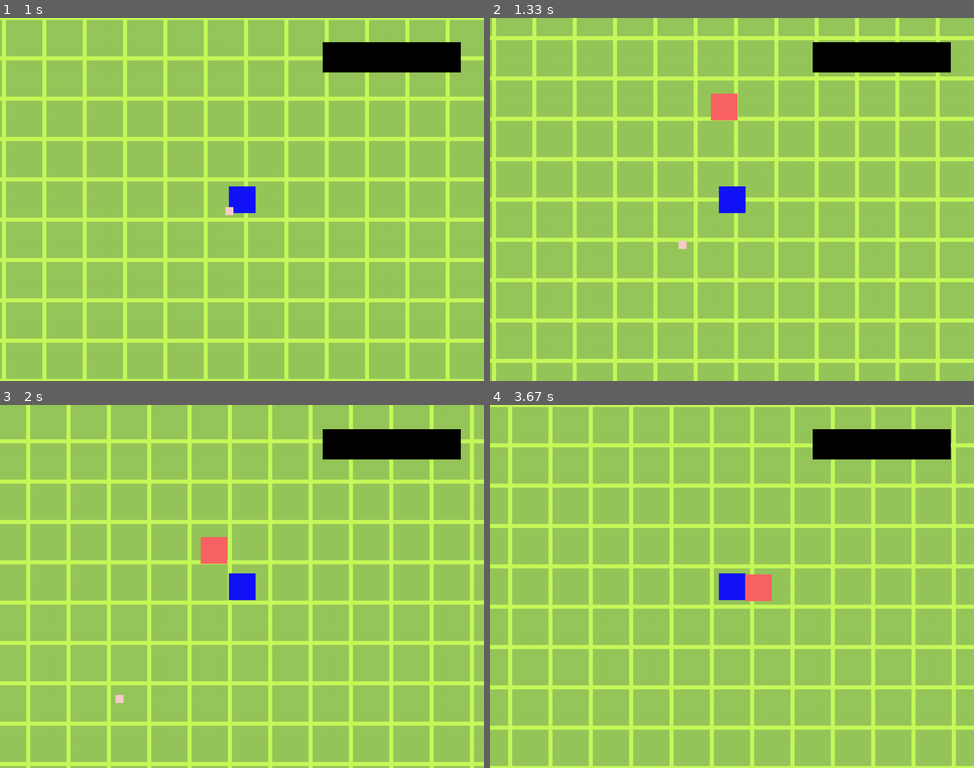
Above: before the commit, frames 1-4 (two rows, left to right).
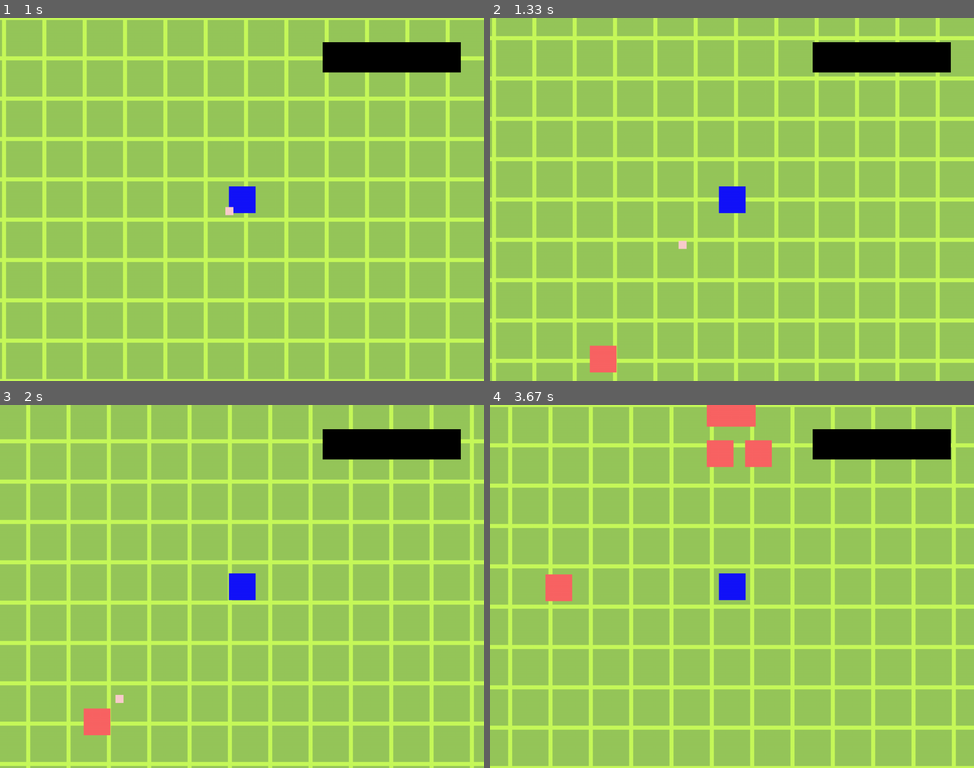
Above: after the commit, the same moments.

Repository: Hariokl/Pygame-2023
Game: pygame game, started from main.py
Same seed, same stepped clock (60 frames per second), same inputs: the game is played once before the commit and once after it.
Inputs (mouse positions are in pixels of both pictures, inside the frame that each line leads up to):
- Up to frame 1 (1 s): hold D 0.33-0.8 s; click (222, 214) at 0.88 s
- Up to frame 2 (1.33 s): hold W from 1.17 s (still down); move the mouse to (886, 188) at 1.2 s
- Up to frame 3 (2 s): release W at 1.47 s; hold D 1.5-1.97 s
- Up to frame 4 (3.67 s): hold A 2-2.53 s; hold S 2.57-2.87 s; click (581, 669) at 2.95 s; hold A 3.23-3.63 s

Frame 1 is identical in both runs. In frame 2, 0.8% of the frame differs, in the area x 20-52%, y 20-98%; in frame 3, 0.8%; in frame 4, 2.3%, in the area x 11-59%, y 0-55%.

Commit message:
Some improvements

Diff:
--- a/create_maps.py
+++ b/create_maps.py
@@ -158,7 +158,7 @@
             if pos == 0:
                 tiles_map += "3"
             elif pos <= radius**2:
-                tiles_map += "1" if random() / pos * radius ** 2> 0.2 else "4"
+                tiles_map += "1" if random() > 0.2 else "4"
                 print(0.2*pos / radius ** 2)
             elif pos <= (radius+1)**2:
                 tiles_map += "2"
@@ -210,4 +210,4 @@
     # st.init()
     # init()
     # Create_Map()
-    save_map(radius=19)
+    save_map(radius=15)
--- a/enemy.py
+++ b/enemy.py
@@ -3,6 +3,7 @@
 
 
 class Enemy(pg.sprite.Sprite):
+    number_of_enemies = 0
 
     def __init__(self, pos, hp):
         # import map
@@ -16,6 +17,7 @@
 
         self.time_county = 0  # delete this after optimizations
         self.last_vxy = 0, 0
+        self.time = 0
 
         self.i = st.available_i[0]
         st.available_i.remove(self.i)
@@ -24,11 +26,15 @@
         st.positions[self.i] = pos
         st.enemies_rects.append(self)
 
+        self.level = 1
+        self.max_level = 5
+        self.exp = 100
         self.hp = hp
         self.max_hp = hp
-        self.act_max_hp = hp * 10
 
-        print("Spawn Mob")
+        Enemy.number_of_enemies += 1
+
+        print(f"\r{Enemy.number_of_enemies}", end="")
 
     def update(self):
         # positions
@@ -55,9 +61,25 @@
         self.get_stronger()
 
     def get_stronger(self):
-        mhp = self.max_hp
-        self.max_hp = min(self.max_hp + self.max_hp / st.FPS / 100 * 2, self.act_max_hp)
-        self.hp += self.max_hp - mhp
+        if self.level == self.max_level:
+            return
+        self.time += st.TICK
+        exp = self.time * 10
+        if self.exp <= exp:
+            self.level_up()
+
+    def level_up(self):
+        self.level += 1
+        self.hp *= 1.25
+        self.max_hp *= 1.25
+        self.exp = self.level * 100
+        self.time = 0
+
+        self.change_self_color((255 - (self.level - 1) * 40, 100 - (self.level - 1) * 20, 100 - (self.level - 1) * 20))
+
+    def change_self_color(self, color):
+        self.image.fill(color)
+        self.rect = self.image.get_rect()
 
     def take_damage(self, dmg):
         self.hp -= dmg
@@ -70,10 +92,10 @@
         st.available_i.append(self.i)
         st.available_i = sorted(list(set(st.available_i)))
         #
-        Level.level.number_of_monsters -= 1
         st.positions[self.i] = st.positions[0]
         st.all_sprites.remove(self)
         st.enemies_rects.remove(self)
+        Enemy.number_of_enemies -= 1
         self.kill()
 
     # Used to be with Borders
--- a/levels.py
+++ b/levels.py
@@ -9,12 +9,13 @@
     level = None
 
     def __init__(self):
-        self.spawn_rate = 0.1
         self.level = 1
+        self.wave = 1
         self.time = 0
 
-        self.max_number_of_monsters = 3000
-        self.number_of_monsters = 0
+        self.spawn_rate = 0.1
+        self.max_number_of_monsters_per_wave = 10
+        self.number_of_monsters_per_wave = 0
         self.number_of_kills = 100
         self.monsters_standard_hp = 10
         self.monsters_hp = self.monsters_standard_hp
@@ -31,6 +32,11 @@
         self.time += time_passed
         self.monsters_spawn_time -= time_passed
         if self.monsters_spawn_time <= 0:
+            if self.number_of_monsters_per_wave == self.max_number_of_monsters_per_wave and Enemy.number_of_enemies == 0:
+                self.wave += 1
+                self.max_number_of_monsters_per_wave = 10 * self.wave
+                self.number_of_monsters_per_wave = 0
+                print("Wave number", self.wave)
             self.monsters_hp = (self.monsters_standard_hp * self.level) * self.amplifier ** self.time
             # self.spawn_rate = 1 - 0.985 ** self.time
             [ms.update() for ms in MonsterSpawner.monsterSpawners]
@@ -48,18 +54,8 @@
 
     def update(self):
         level = Level.level
-        # radius = 15 ** 2
-        # print(((st.WIDTH // 2 - self.t_pos[0]*st.TILES_WH) // st.TILES_WH) ** 2 + \
-        #         ((st.HEIGHT // 2 - self.t_pos[1]*st.TILES_WH) // st.TILES_WH) ** 2, radius)
-        # if not (((st.WIDTH // 2 - self.t_pos[0]*st.TILES_WH) // st.TILES_WH) ** 2 + \
-        #         ((st.HEIGHT // 2 - self.t_pos[1]*st.TILES_WH) // st.TILES_WH) ** 2 <= radius):
-        #     return
-
-        # if level.spawn_per_frame >= level.spawn_max_per_frame:
-        #     return
-        # level.spawn_per_frame += 1
         where = ((self.t_pos[0] - st.WIDTH // st.TILES_WH) ** 2 + (self.t_pos[1] - st.HEIGHT // st.TILES_WH) ** 2) / 10
-        if level.number_of_monsters < level.max_number_of_monsters:
+        if level.number_of_monsters_per_wave < level.max_number_of_monsters_per_wave:
             if random() * where <= level.spawn_rate:
                 spawn_enemies([self.t_pos], level.monsters_hp)
-                level.number_of_monsters += 1
+                level.number_of_monsters_per_wave += 1
--- a/map.py
+++ b/map.py
@@ -6,7 +6,7 @@
 class Map(pg.sprite.Sprite):
     def __init__(self):
         pg.sprite.Sprite.__init__(self)
-        st.map_settings("circle_en")
+        st.map_settings("circle_15")
 
         self.map_tiles = st.map_tiles
         self.i = st.available_i[0]
--- a/maps.txt
+++ b/maps.txt
@@ -282,3 +282,38 @@
 2111111111112
 2222221111122
 0000022222220
+
+# circle_15
+000000000000000020000000000000000
+000000000002222212222200000000000
+000000000221114411111422000000000
+000000022111144111111111220000000
+000000214111111141114111112000000
+000002111111114411111111411200000
+000021141144111414441111111120000
+000241114111111111441114111112000
+000241111111441111114441111112000
+002111111411411414111444111114200
+002111111111111111114141411141200
+021111141411414114111411141444420
+021141111111441411141111111111120
+021114111111111114411111114111120
+021111111111141111141111144141120
+021111411411111414141111411111120
+211111114111111431111111111114412
+024111441111141111444111414411120
+021111111111111111114141141111120
+024111111111111111411111111111120
+024114111111114144411414111111120
+021111111141111111111144144114120
+002111111411111111111111111111200
+002114114141111111111111411111200
+000241111111111111414111111112000
+000214111411414111141114111112000
+000024141111111411411114111120000
+000002114141141414414111111200000
+000000211141111111114111112000000
+000000022111111111111111220000000
+000000000221111111111122000000000
+000000000002222212222200000000000
+000000000000000020000000000000000
--- a/settings.py
+++ b/settings.py
@@ -4,11 +4,12 @@
 
 
 def init():
-    global WIDTH, HEIGHT, TILES_WH, FPS, display, positions, all_sprites, max_i, available_i, enemies_rects, list_of_who, gui_display
+    global WIDTH, HEIGHT, TILES_WH, FPS, display, positions, all_sprites, max_i, available_i, enemies_rects, list_of_who, gui_display, TICK
     WIDTH = 640*1.5
     HEIGHT = WIDTH * 0.75
     TILES_WH = max(WIDTH, HEIGHT) // 10 // 1.2
     FPS = 60
+    TICK = 1 / FPS
 
     # number of different objects on map at the same time
     n = 4 * 1000
--- /dev/null
+++ b/test.py
@@ -0,0 +1,11 @@
+import pygame as pg
+
+
+clock = pg.time.Clock()
+FPS = 120
+time = 0
+
+while True:
+    time += 1 / FPS
+    print(f"\r{time}", end="")
+    clock.tick(FPS)
